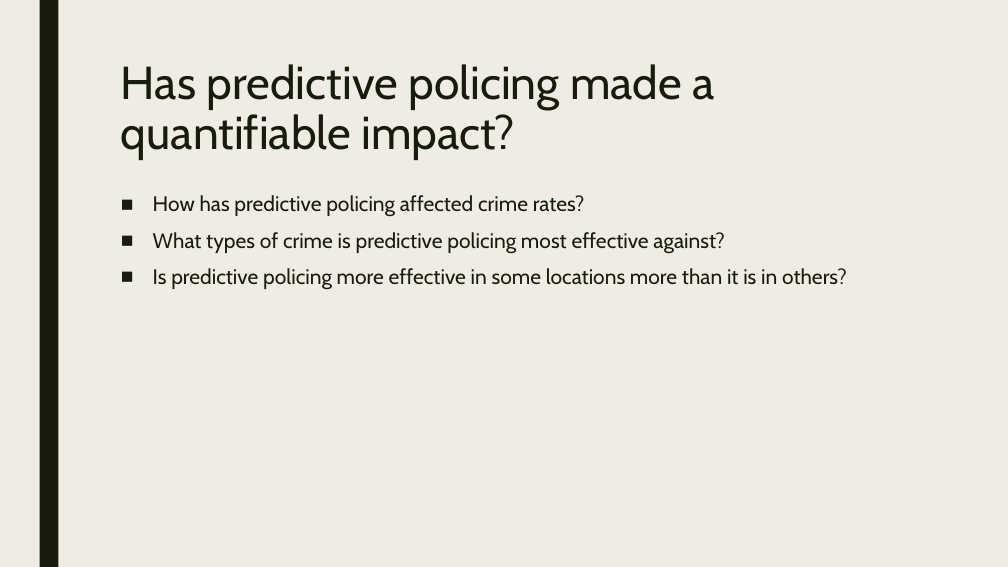
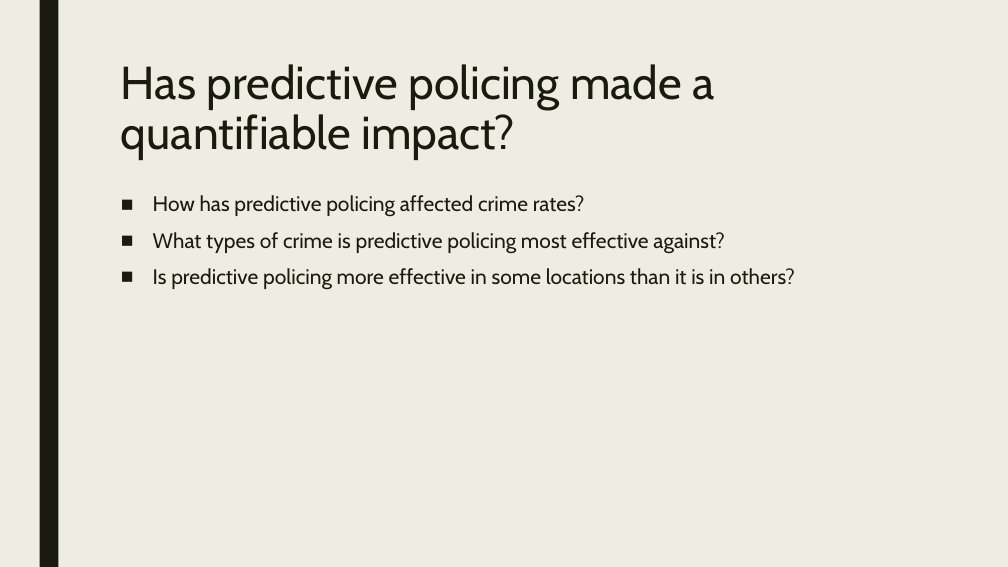
Before and after one commit to EFMelville/project-one, a slide deck: slide 10 of Predictive policing.pptx. Drawn at 1008x567 pixels with LibreOffice and Linux fonts; fonts in the diff are those of the drawing. Boxes give left, top, right and bottom in pixels: in the first picture for what was removed or moved away, otherwise in the second. Text is boxed around its words. In the diff, an @@ line names an element or a change of style, - is before the commit and + after.

Commit message:
ppt changes?

```diff
--- a/Predictive policing.pptx
+++ b/Predictive policing.pptx
@@ text at [153,268,795,290]: text changed @@
-■ Is predictive policing more effective in some locations more than it is in others?
+■ Is predictive policing more effective in some locations than it is in others?
```
